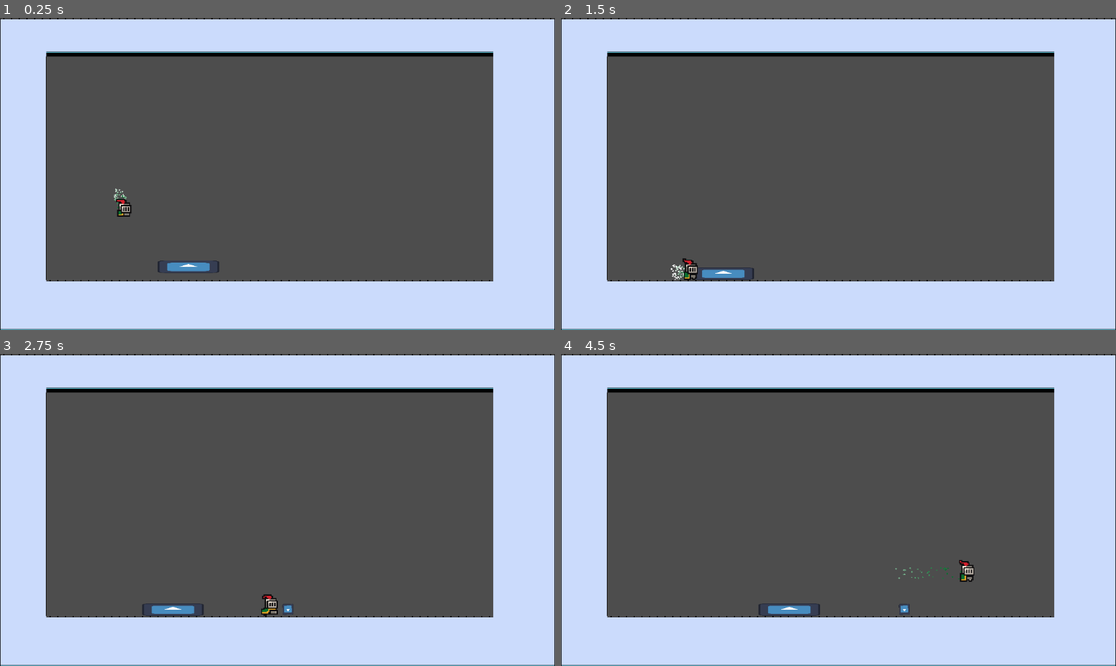
Above: before the commit, frames 1-4 (two rows, left to right).
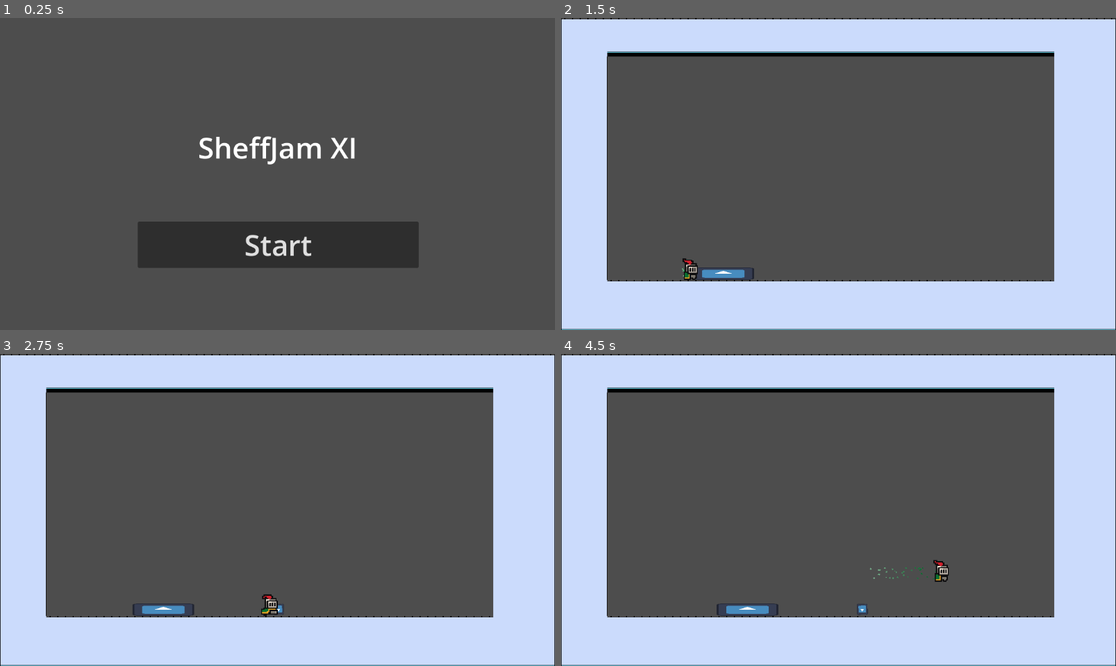
Above: after the commit, the same moments.

Repository: PjotrNik/shefjam
Game: Godot game, scene res://scenes/start_page.tscn
Same seed, same stepped clock (60 frames per second), same inputs: the game is played once before the commit and once after it. Before the commit the project starts from res://phase_1_map.tscn. The engine's default icon, where the game draws it, is replaced by a stand-in: a white triangle on a blue panel in a dark square.
Inputs (mouse positions are in pixels of both pictures, inside the frame that each line leads up to):
- Up to frame 1 (0.25 s): no input
- Up to frame 2 (1.5 s): click (838, 245) at 0.5 s, where only the run after the commit has a clickable "Start"; hold D (move_right) from 1.28 s (still down); tap Space (dash) at 1.35 s
- Up to frame 3 (2.75 s): keep holding D (move_right); tap W (jump) at 1.52, 2.27 s; tap Space (dash) at 2.1 s
- Up to frame 4 (4.5 s): release D (move_right) at 2.78 s; hold A (move_left) 2.78-3.53 s; tap Space (dash) at 2.85, 3.6, 4.35 s; hold D (move_right) from 3.53 s (still down); tap W (jump) at 3.77 s

The runs differ from the first frame. In frame 1, 50% of the frame differs, in the area x 0-100%, y 0-100%; in frame 2, less than 0.1%; in frame 3, 0.2%; in frame 4, 0.9%.

Commit message:
Some changes

Diff:
--- a/project.godot
+++ b/project.godot
@@ -11,7 +11,7 @@
 [application]
 
 config/name="shefjam"
-run/main_scene="uid://ccijxglnqfs7n"
+run/main_scene="uid://b8vg5qwpmo23n"
 config/features=PackedStringArray("4.4", "Forward Plus")
 config/icon="res://icon.svg"
 
--- a/scenes/player.tscn
+++ b/scenes/player.tscn
@@ -240,8 +240,10 @@
 script = ExtResource("1_g2els")
 
 [node name="DashParticles" type="CPUParticles2D" parent="."]
+emitting = false
 amount = 100
 lifetime = 0.2
+one_shot = true
 speed_scale = 0.55
 draw_order = 1
 emission_shape = 2
